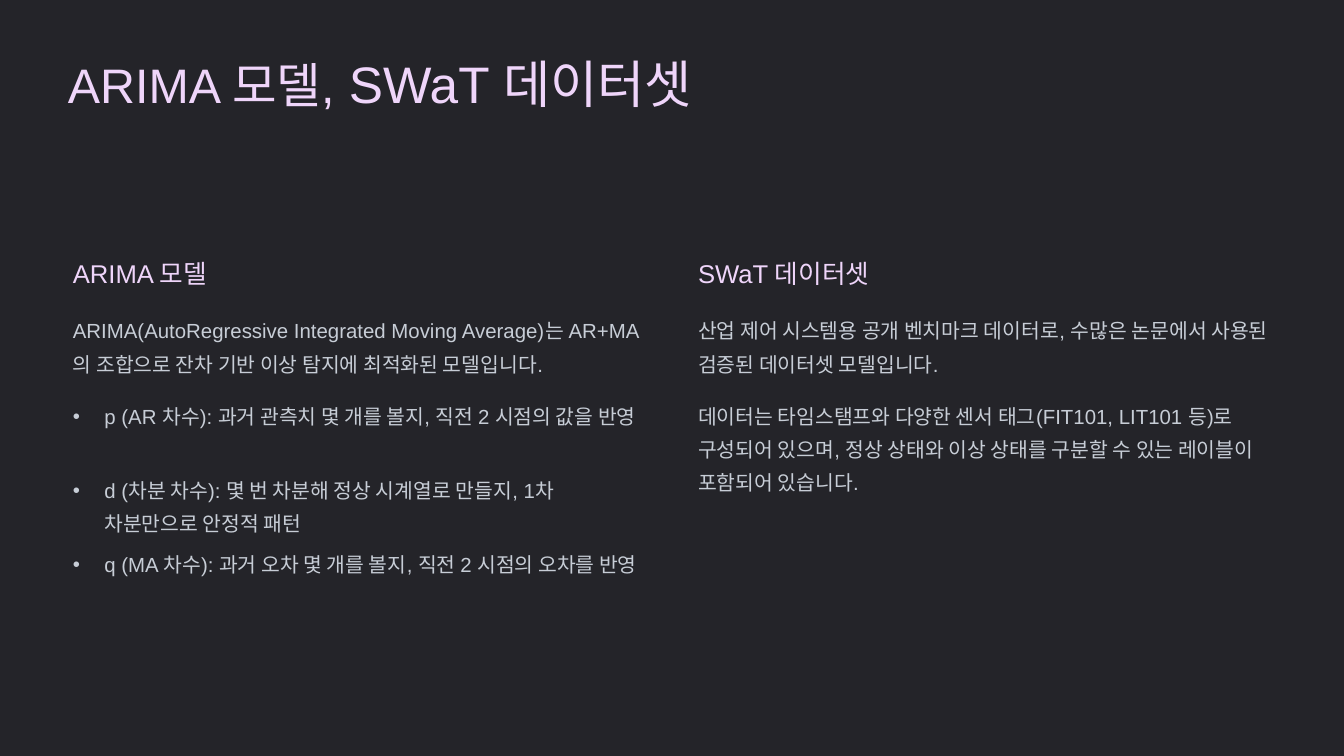
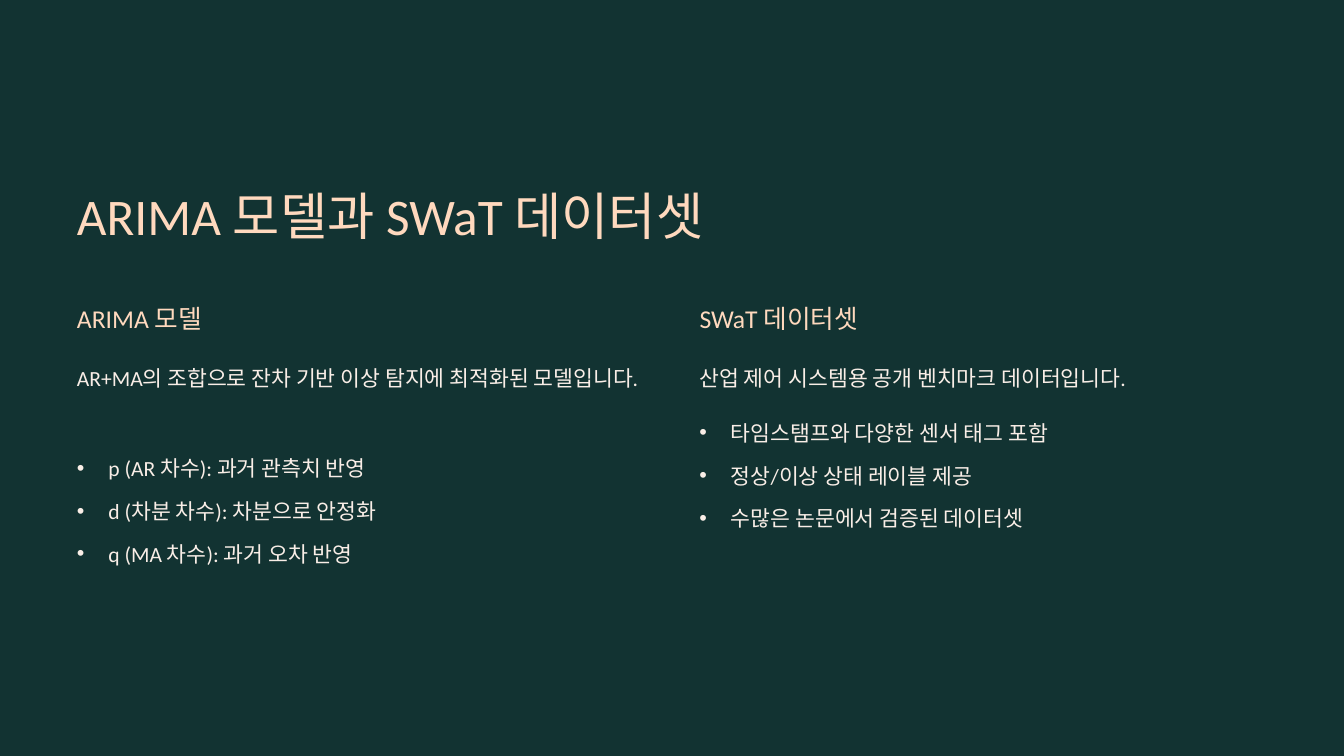
Before and after one commit to dhkeum9886/kmu-deeplearning, a slide deck: slide 4 of 과제/딥러닝특론_8주차과제_K2025029_금동환.pptx. Drawn at 1344x756 pixels with LibreOffice and Linux fonts; fonts in the diff are those of the drawing; background and template pictures are left out. Boxes give left, top, right and bottom in pixels: in the first picture for what was removed or moved away, otherwise in the second. Text is boxed around its words. In the diff, an @@ line names an element or a change of style, - is before the commit and + after.

```diff
--- a/과제/딥러닝특론_8주차과제_K2025029_금동환.pptx
+++ b/과제/딥러닝특론_8주차과제_K2025029_금동환.pptx
@@ background #FFFFFF to #000000 @@
@@ rectangle at [0,0,1344,756]: fill #242429 to #123332 @@
@@ text at [77,192,704,239]: text changed; size 41.5 to 44 pt; font Arial to Calibri; text colour #EFD5FA to #FFD9BE @@
-ARIMA 모델, SWaT 데이터셋
+ARIMA 모델과 SWaT 데이터셋
@@ text "ARIMA 모델" at [77,306,202,330]: font Arial to Calibri, text colour #EFD5FA to #FFD9BE @@
@@ text "ARIMA 모델": place and size @@
-text "ARIMA 모델" at [73,262,207,285]
+text "ARIMA 모델" at [77,306,202,330]
@@ text "SWaT 데이터셋": place and size @@
-text "SWaT 데이터셋" at [698,261,869,285]
+text "SWaT 데이터셋" at [700,306,858,330]
@@ text "SWaT 데이터셋" at [700,306,858,330]: font Arial to Calibri, text colour #EFD5FA to #FFD9BE @@
@@ text at [77,368,638,388]: text changed; size 17.5 to 18.5 pt; font Arial to Calibri; text colour #C7CDD6 to #F9EEE7 @@
-ARIMA(AutoRegressive Integrated Moving Average)는 AR+MA의 조합으로 잔차 기반 이상 탐지에 최적화된 모델입니다.
+AR+MA의 조합으로 잔차 기반 이상 탐지에 최적화된 모델입니다.
@@ text at [699,368,1125,388]: text changed; size 17.5 to 18.5 pt; font Arial to Calibri; text colour #C7CDD6 to #F9EEE7 @@
-산업 제어 시스템용 공개 벤치마크 데이터로, 수많은 논문에서 사용된 검증된 데이터셋 모델입니다.
+산업 제어 시스템용 공개 벤치마크 데이터입니다.
@@ text at [731,423,1048,443]: text changed; size 17.5 to 18.5 pt; font Arial to Calibri; text colour #C7CDD6 to #F9EEE7 @@
-데이터는 타임스탬프와 다양한 센서 태그(FIT101, LIT101 등)로 구성되어 있으며, 정상 상태와 이상 상태를 구분할 수 있는 레이블이 포함되어 있습니다.
+• 타임스탬프와 다양한 센서 태그 포함
@@ text at [108,458,366,480]: text changed; size 17.5 to 18.5 pt; font Arial to Calibri; text colour #C7CDD6 to #F9EEE7 @@
-• p (AR 차수): 과거 관측치 몇 개를 볼지, 직전 2 시점의 값을 반영
+• p (AR 차수): 과거 관측치 반영
@@ text added at [731,466,972,486], 18.5 pt, text #F9EEE7 @@
+• 정상/이상 상태 레이블 제공
@@ text at [108,501,377,522]: text changed; size 17.5 to 18.5 pt; font Arial to Calibri; text colour #C7CDD6 to #F9EEE7 @@
-• d (차분 차수): 몇 번 차분해 정상 시계열로 만들지, 1차 차분만으로 안정적 패턴
+• d (차분 차수): 차분으로 안정화
@@ text added at [731,508,1023,528], 18.5 pt, text #F9EEE7 @@
+• 수많은 논문에서 검증된 데이터셋
@@ text at [108,544,353,566]: text changed; size 17.5 to 18.5 pt; font Arial to Calibri; text colour #C7CDD6 to #F9EEE7 @@
-• q (MA 차수): 과거 오차 몇 개를 볼지, 직전 2 시점의 오차를 반영
+• q (MA 차수): 과거 오차 반영
```
Also in this commit, not shown: 7 other slides changed, 5 slides added, 4 slides removed, 6 other files.
